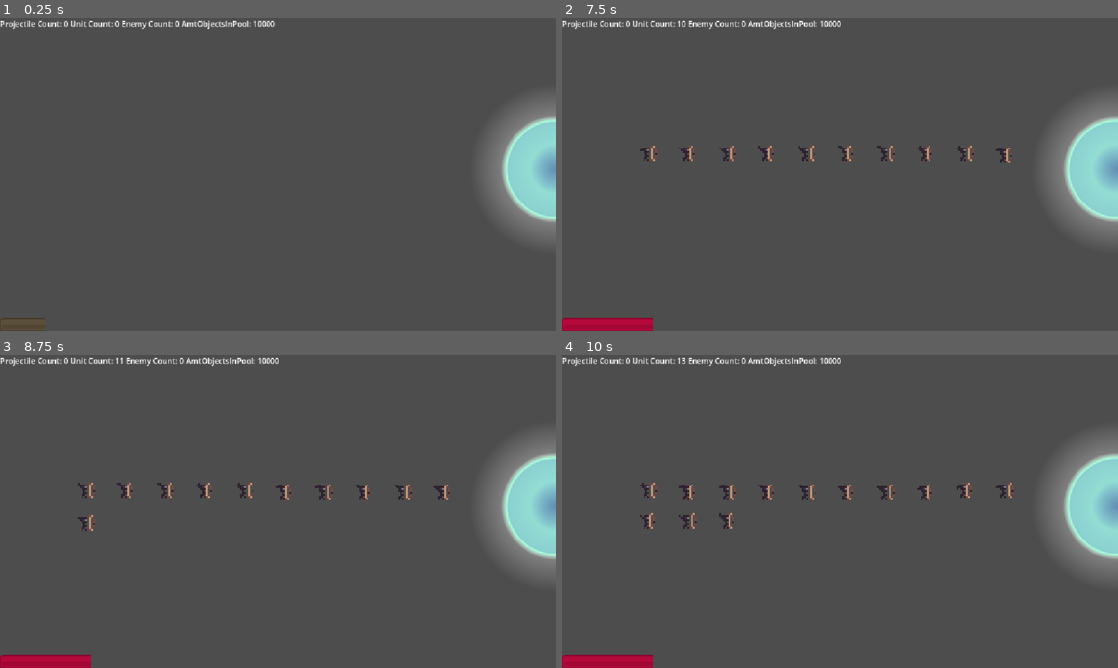
Above: before the commit, frames 1-4 (two rows, left to right).
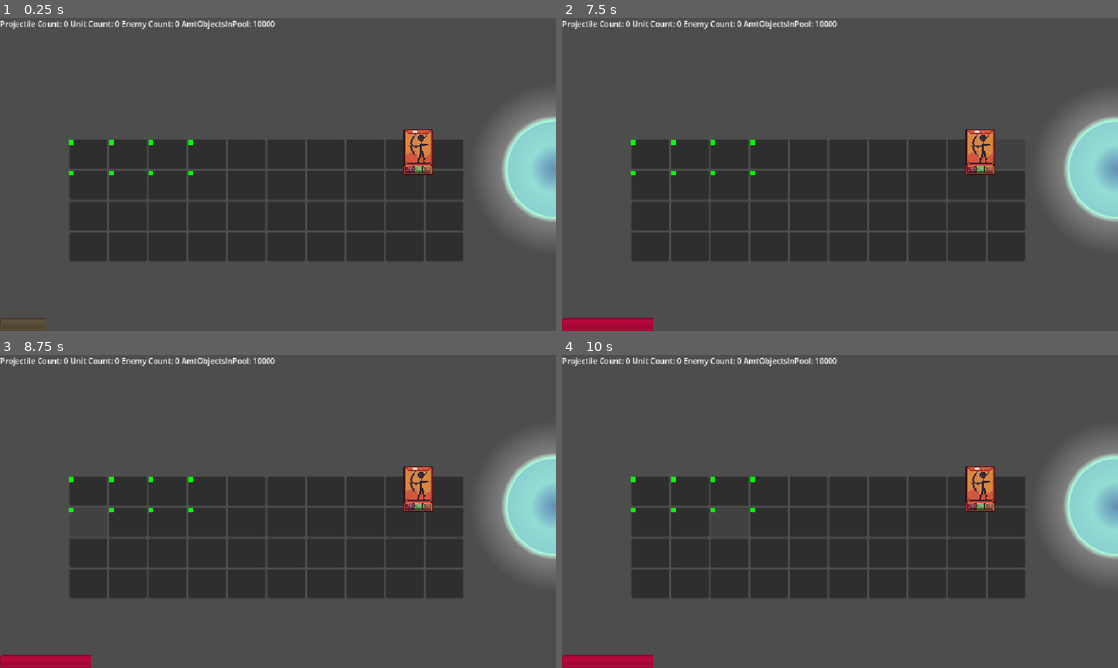
Above: after the commit, the same moments.

Repository: Froggo05/tower-defence
Game: Godot game, scene res://Scenes/World/Game.tscn
Two runs of this game, one before a commit and one after it. Both use one fixed random seed, a clock stepped at 60 frames per second and the inputs below.
Inputs (mouse positions are in pixels of both pictures, inside the frame that each line leads up to):
- Up to frame 1 (0.25 s): no input
- Up to frame 2 (7.5 s): click (650, 155) at 0.52 s; click (689, 155) at 1.27 s; click (728, 155) at 2.02 s; click (767, 155) at 2.77 s; click (806, 155) at 3.52 s; click (845, 155) at 4.27 s; click (890, 155) at 5.02 s; click (928, 155) at 5.77 s; click (967, 155) at 6.52 s; click (1006, 155) at 7.27 s
- Up to frame 3 (8.75 s): click (88, 520) at 8.02 s
- Up to frame 4 (10 s): click (689, 520) at 8.77 s; click (728, 520) at 9.52 s

The runs differ from the first frame. In frame 1, 24% of the frame differs, in the area x 12-84%, y 35-78%; in frame 2, 24%; in frame 3, 24%; in frame 4, 24%.

Commit message:
Started work on inv. Grid works just needto work on card pos calc

Diff:
--- /dev/null
+++ b/Scenes/Inventory/Cards/BasicCard/basic_card.gd
@@ -0,0 +1,31 @@
+class_name CardBase
+extends Node2D
+
+@export var data: CardResource
+@export var healthLabel: Label
+@export var damageLabel: Label
+@export var valueLabel: Label
+@export var moveFactor: float = 5.0
+
+var targetPosition
+
+func _startup(centerPos: Array = [Vector2.ZERO]) -> void:
+	var posTotal:Vector2 = Vector2.ZERO
+	for pos in centerPos:
+		posTotal += pos
+	posTotal /= centerPos.size()
+	position.x = posTotal.x
+	position.y = -100
+	targetPosition = posTotal
+
+func _ready() -> void:
+	damageLabel.text = str(data.stats["Damage"])
+	healthLabel.text = str(data.stats["Health"])
+	valueLabel.text = str(data.stats["Value"])
+
+func _process(delta: float) -> void:
+	if position == targetPosition:
+		return
+	if targetPosition == null:
+		return
+	position.move_toward(targetPosition, delta * moveFactor)
--- /dev/null
+++ b/Scenes/Inventory/Cards/BasicCard/basic_card.tscn
@@ -0,0 +1,49 @@
+[gd_scene format=3 uid="uid://c5mkw4xmmuod1"]
+
+[ext_resource type="Script" uid="uid://cp21qmvlgxixh" path="res://Scenes/Inventory/Cards/BasicCard/basic_card.gd" id="1_hpeyq"]
+[ext_resource type="Resource" uid="uid://dn3fm2ms2eumr" path="res://Scenes/Inventory/Cards/cardResources/CardResource.tres" id="2_3jdu3"]
+[ext_resource type="Texture2D" uid="uid://d313xjvjwmy0s" path="res://Scenes/Inventory/Cards/BasicCard/ArcherCard-export.png" id="2_qpaed"]
+
+[sub_resource type="LabelSettings" id="LabelSettings_3jdu3"]
+font_size = 5
+
+[node name="BasicCard" type="Node2D" unique_id=873052689 node_paths=PackedStringArray("healthLabel", "damageLabel", "valueLabel")]
+script = ExtResource("1_hpeyq")
+data = ExtResource("2_3jdu3")
+healthLabel = NodePath("HealthLabel")
+damageLabel = NodePath("DamageLabel")
+valueLabel = NodePath("ValueLabel")
+
+[node name="BasicCard" type="Sprite2D" parent="." unique_id=910681907]
+texture_filter = 1
+texture = ExtResource("2_qpaed")
+
+[node name="HealthLabel" type="Label" parent="." unique_id=2094413183]
+offset_left = -9.0
+offset_top = 22.0
+offset_right = 9.0
+offset_bottom = 46.0
+text = "10"
+label_settings = SubResource("LabelSettings_3jdu3")
+horizontal_alignment = 1
+vertical_alignment = 1
+
+[node name="DamageLabel" type="Label" parent="." unique_id=99100957]
+offset_left = -27.0
+offset_top = 22.0
+offset_right = -9.0
+offset_bottom = 46.0
+text = "10"
+label_settings = SubResource("LabelSettings_3jdu3")
+horizontal_alignment = 1
+vertical_alignment = 1
+
+[node name="ValueLabel" type="Label" parent="." unique_id=417115919]
+offset_left = 9.0
+offset_top = 22.0
+offset_right = 27.0
+offset_bottom = 46.0
+text = "10"
+label_settings = SubResource("LabelSettings_3jdu3")
+horizontal_alignment = 1
+vertical_alignment = 1
--- /dev/null
+++ b/Scenes/Inventory/Cards/cardResources/CardResource.gd
@@ -0,0 +1,11 @@
+class_name CardResource
+extends Resource
+
+@export var stats: Dictionary = {"Damage" : 1.0, "Health" : 100.0, "Value" : 1}
+@export var size: Vector2i = Vector2i(1, 2)
+@export var tier: int = 0
+@export var invPos: Vector2i = Vector2i.ZERO
+var scene: PackedScene
+
+func _init() -> void:
+	scene = load("uid://c5mkw4xmmuod1")
--- /dev/null
+++ b/Scenes/Inventory/Cards/cardResources/CardResource.tres
@@ -0,0 +1,14 @@
+[gd_resource type="Resource" script_class="CardResource" format=3 uid="uid://dn3fm2ms2eumr"]
+
+[ext_resource type="Script" uid="uid://cp5ipcea517nl" path="res://Scenes/Inventory/Cards/cardResources/CardResource.gd" id="1_ylv8g"]
+
+[resource]
+resource_local_to_scene = true
+script = ExtResource("1_ylv8g")
+stats = {
+"Damage": 1.0,
+"Health": 100.0,
+"Value": 10
+}
+size = Vector2i(4, 2)
+metadata/_custom_type_script = "uid://cp5ipcea517nl"
--- /dev/null
+++ b/Scenes/Inventory/Slot/slot.gd
@@ -0,0 +1,30 @@
+class_name InventorySlot extends Button
+
+var hasCard: bool = false
+@onready var debugColour: ColorRect = $ColorRect
+
+var contents: CardResource:
+	set(newContents):
+		if newContents == null:
+			hasCard = false
+		else:
+			hasCard = true
+			contents = newContents
+			debugColour.visible = true
+	get:
+		return contents
+
+
+func getCenter()->Vector2:
+	return Vector2((global_position.x + size.x) /2, (global_position.y + size.y) /2) #TODO: FIXPLSTHANK
+
+func checkTile() -> bool:
+	return hasCard
+
+func giveCard(cardResource: CardResource)->void:
+	hasCard = true
+	contents = cardResource
+
+func removeCard()->void:
+	hasCard = false
+	contents = null
--- /dev/null
+++ b/Scenes/Inventory/Slot/slot.tscn
@@ -0,0 +1,18 @@
+[gd_scene format=3 uid="uid://crlm24wlk5oc0"]
+
+[ext_resource type="Script" uid="uid://cw8ltn0p55ewd" path="res://Scenes/Inventory/Slot/slot.gd" id="1_50nia"]
+
+[node name="Slot" type="Button" unique_id=1619604147]
+custom_minimum_size = Vector2(78, 60)
+offset_right = 78.0
+offset_bottom = 60.0
+size_flags_horizontal = 0
+size_flags_vertical = 0
+script = ExtResource("1_50nia")
+
+[node name="ColorRect" type="ColorRect" parent="." unique_id=1875011233]
+visible = false
+layout_mode = 0
+offset_right = 10.0
+offset_bottom = 10.0
+color = Color(0, 1, 0, 1)
--- /dev/null
+++ b/Scenes/Inventory/card_inventory_manager.gd
@@ -0,0 +1,96 @@
+class_name CardInventoryManager
+
+extends Control
+
+
+@onready var SlotScene = preload("uid://crlm24wlk5oc0")
+@onready var basicCard: CardBase = preload("uid://c5mkw4xmmuod1").instantiate()
+
+var Inventory: Array = []
+
+var columns: int = 10
+var rows: int = 4
+
+
+@export var slotContainer: GridContainer
+
+
+func _ready()->void:
+	basicCard._startup()
+	basicCard.visible = false
+	initialiseGrid()
+	loadCells()
+	addToEmpty(basicCard.data)
+
+func initialiseGrid()->void:
+	Inventory.resize(columns)
+	#print("Added column(x)")
+	for column in range(columns):
+		Inventory[column] = []
+		Inventory[column].resize(rows)
+		#print("Added rows (", rows,") in column #", column)
+
+func loadCells()->void:
+	slotContainer.columns = columns
+	for row in range(rows):
+		for column in range(columns):
+			var newSlot: InventorySlot = SlotScene.instantiate()
+			Inventory[column][row] = newSlot
+			slotContainer.add_child(newSlot, true)#force readableName
+	print(Inventory)
+
+func checkSlots(data: CardResource, inventoryPos: Vector2i)->int: #false is you cant place card here
+	for x in range(inventoryPos.x ,inventoryPos.x + (data.size.x - 1)):
+		for y in range(inventoryPos.y ,inventoryPos.y + (data.size.y- 1)):
+			if Inventory[x][y].hasCard:
+				if Inventory[x][y].tier == data.tier:
+					return 2 #can combine
+				elif Inventory[x][y].tier != null:
+					return 0 #has card
+	return 1 #empty
+
+
+func removeCard(data: CardResource, inventoryPos: Vector2i)->void:
+	for x in range(inventoryPos.x ,inventoryPos.x + data.size.x):
+		for y in range(inventoryPos.y ,inventoryPos.y + data.size.y):
+			if Inventory[x][y] == data:
+				Inventory[x][y] = null
+
+
+func combineCards(data: CardResource, inventoryPos: Vector2i, data2: CardResource)->void:
+	pass
+
+
+func addCard(data: CardResource, inventoryPos: Vector2i)->void:
+	#check if the section has card in it already
+
+
+	for x in range(inventoryPos.x ,inventoryPos.x + data.size.x):
+		for y in range(inventoryPos.y ,inventoryPos.y + data.size.y):
+			if Inventory[x][y].hasCard:
+				push_error("CardAlreadyInSlot: ", Vector2i(x,y), " | InvPos: ", inventoryPos)
+				return
+
+	var centerPosArr = []
+
+	for x in range(inventoryPos.x ,inventoryPos.x + data.size.x):
+		for y in range(inventoryPos.y ,inventoryPos.y + data.size.y):
+			Inventory[x][y].contents = data
+			centerPosArr.append(Inventory[x][y].getCenter())
+
+
+	var newCard: CardBase = data.scene.instantiate()
+	newCard._startup(centerPosArr)
+
+	add_child(newCard)
+
+func addToEmpty(data: CardResource)->void:
+	for x in range(columns):
+		for y in range(rows):
+			if !Inventory[x][y].hasCard:
+				var result = checkSlots(data, Vector2i(x,y))
+				if result == 1: #clear slot
+					addCard(data, Vector2i(x,y))
+					print("Added card at: ", Vector2i(x,y))
+					return
+	push_error("Inventory full. ")
--- /dev/null
+++ b/Scenes/Inventory/card_inventory_manager.tscn
@@ -0,0 +1,20 @@
+[gd_scene format=3 uid="uid://bgqvb6gq07m85"]
+
+[ext_resource type="Script" uid="uid://cj47idvqk5yj2" path="res://Scenes/Inventory/card_inventory_manager.gd" id="1_6bmq2"]
+
+[node name="CardInventoryManager" type="Control" unique_id=759476098 node_paths=PackedStringArray("slotContainer")]
+layout_mode = 3
+anchors_preset = 15
+anchor_right = 1.0
+anchor_bottom = 1.0
+grow_horizontal = 2
+grow_vertical = 2
+script = ExtResource("1_6bmq2")
+slotContainer = NodePath("SlotContainer")
+metadata/_edit_use_anchors_ = true
+
+[node name="SlotContainer" type="GridContainer" parent="." unique_id=1938667848]
+layout_mode = 1
+grow_horizontal = 2
+grow_vertical = 2
+metadata/_edit_use_anchors_ = true
--- /dev/null
+++ b/Scenes/Inventory/slot_container.gd
@@ -0,0 +1,5 @@
+extends GridContainer
+
+var
+
+func addCells()->void:
--- a/Scenes/World/Game.tscn
+++ b/Scenes/World/Game.tscn
@@ -5,6 +5,8 @@
 [ext_resource type="Script" uid="uid://cbehnju1nbo8d" path="res://Scenes/World/fortress_health_bar.gd" id="2_bvkne"]
 [ext_resource type="PackedScene" uid="uid://m4llt3qg2jeo" path="res://Scenes/Core/Core.tscn" id="3_ih2u4"]
 [ext_resource type="Script" uid="uid://7bi3v0m038kw" path="res://Scenes/World/stats.gd" id="4_x6kl1"]
+[ext_resource type="PackedScene" uid="uid://bgqvb6gq07m85" path="res://Scenes/Inventory/card_inventory_manager.tscn" id="5_m3ec3"]
+[ext_resource type="PackedScene" uid="uid://crlm24wlk5oc0" path="res://Scenes/Inventory/Slot/slot.tscn" id="8_p2obh"]
 
 [node name="Game" type="Control" unique_id=1126262729 node_paths=PackedStringArray("currentCore", "worldScene")]
 layout_mode = 3
@@ -50,6 +52,22 @@
 offset_bottom = 23.0
 script = ExtResource("4_x6kl1")
 
+[node name="CardInventoryManager" parent="GUI" unique_id=759476098 instance=ExtResource("5_m3ec3")]
+layout_mode = 1
+anchors_preset = -1
+anchor_left = 0.47916666
+anchor_top = 0.5833333
+anchor_right = 0.47916666
+anchor_bottom = 0.5833333
+grow_vertical = 0
+
+[node name="Slot" parent="GUI" unique_id=1619604147 instance=ExtResource("8_p2obh")]
+layout_mode = 0
+offset_left = -235.0
+offset_top = 103.0
+offset_right = -157.0
+offset_bottom = 163.0
+
 [node name="WorldScene" type="Node2D" parent="." unique_id=563467010]
 
 [node name="Core" parent="WorldScene" unique_id=39129889 instance=ExtResource("3_ih2u4")]
Binary file added: Scenes/Inventory/Cards/BasicCard/ArcherCard-export.png
Not shown, added: Scenes/Inventory/Cards/BasicCard/ArcherCard-export.png.import
Not shown, added: Scenes/Inventory/Cards/BasicCard/basic_card.gd.uid
Not shown, added: Scenes/Inventory/Cards/cardResources/CardResource.gd.uid
Not shown, added: Scenes/Inventory/Slot/slot.gd.uid
Not shown, added: Scenes/Inventory/card_inventory_manager.gd.uid
Not shown, added: Scenes/Inventory/slot_container.gd.uid
